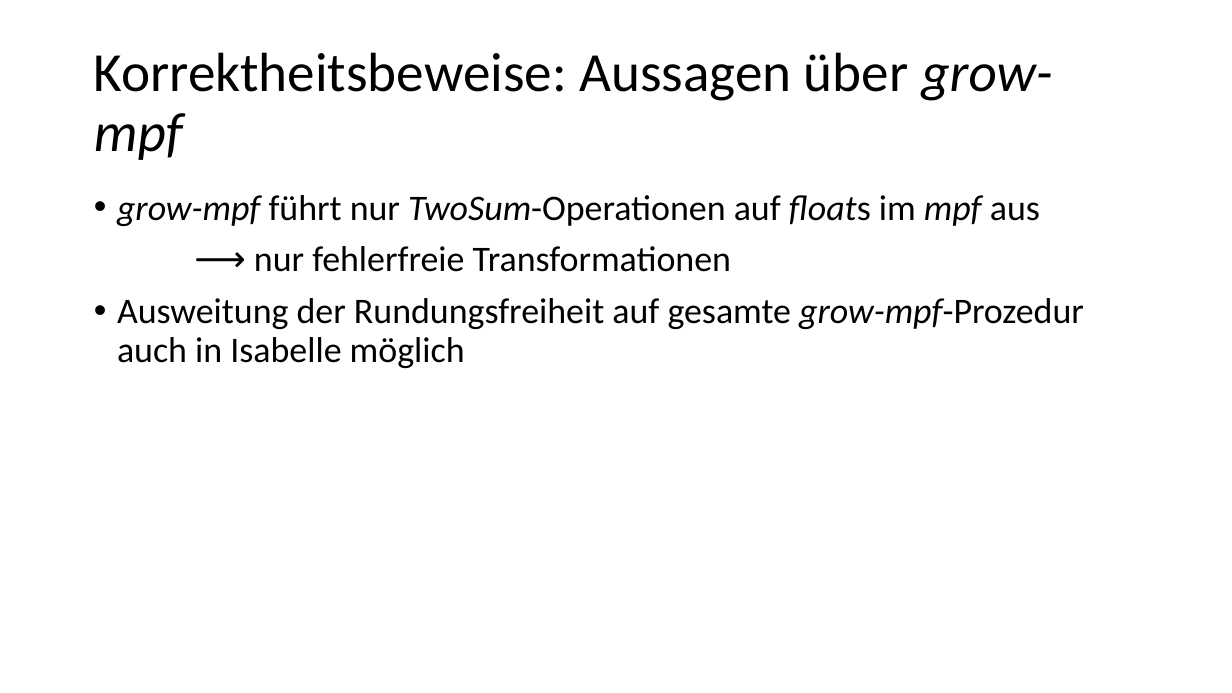
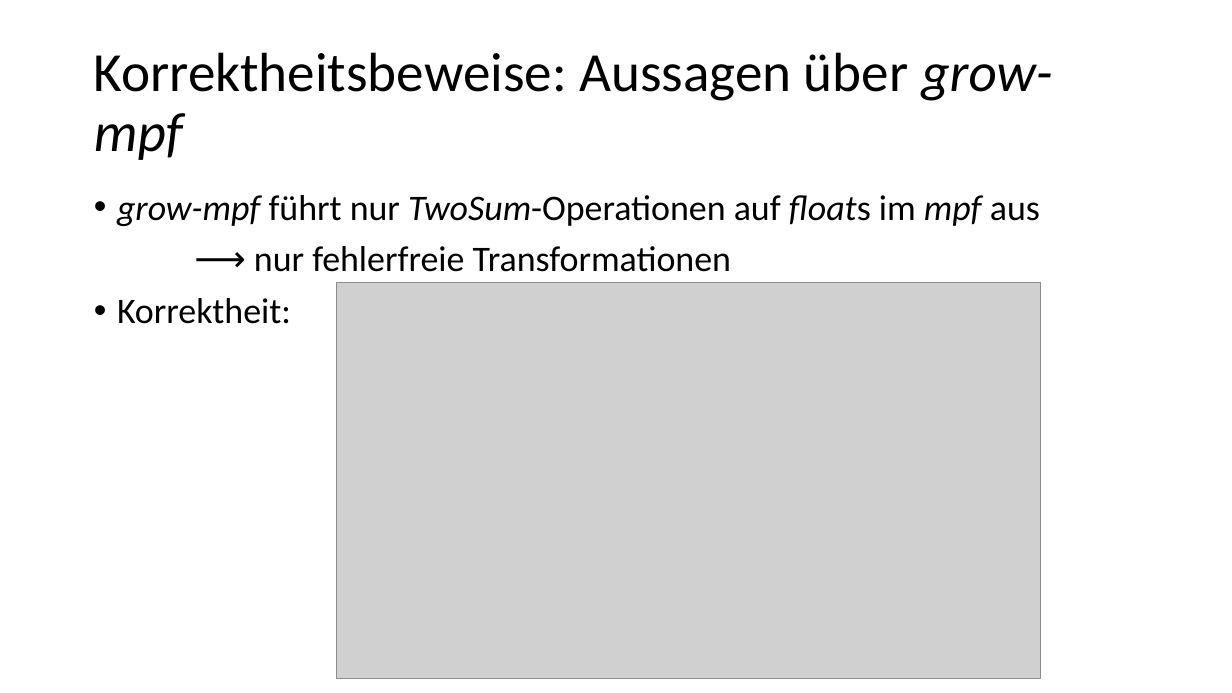
Before and after one commit to Helli/IsabelleBasicNumericalProofs, a slide deck: slide 13 of Vortrag.pptx. Drawn at 1232x693 pixels with LibreOffice and Linux fonts; fonts in the diff are those of the drawing; grey boxes stand for pictures. Boxes give left, top, right and bottom in pixels: in the first picture for what was removed or moved away, otherwise in the second. Text is boxed around its words. In the diff, an @@ line names an element or a change of style, - is before the commit and + after.

```diff
--- a/Vortrag.pptx
+++ b/Vortrag.pptx
@@ text at bbox=[117, 298, 291, 324]: text changed @@
-• Ausweitung der Rundungsfreiheit auf gesamte grow-mpf-Prozedur auch in Isabelle möglich
+• Korrektheit:
@@ picture added at bbox=[336, 283, 1041, 678] @@
```
Also in this commit, not shown: 9 other slides changed, 1 slide added, 4 slides removed, 1 other file.
